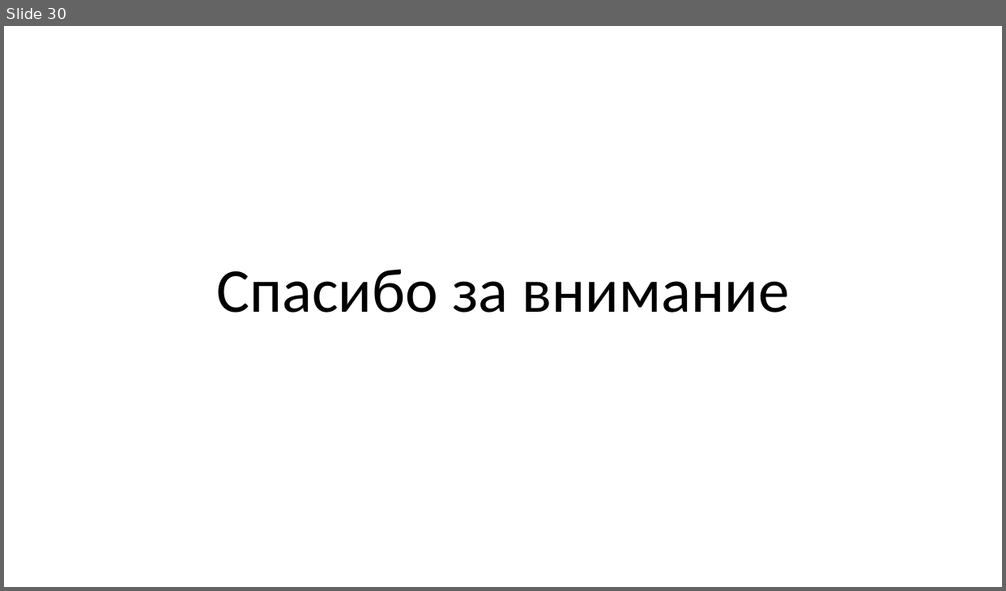
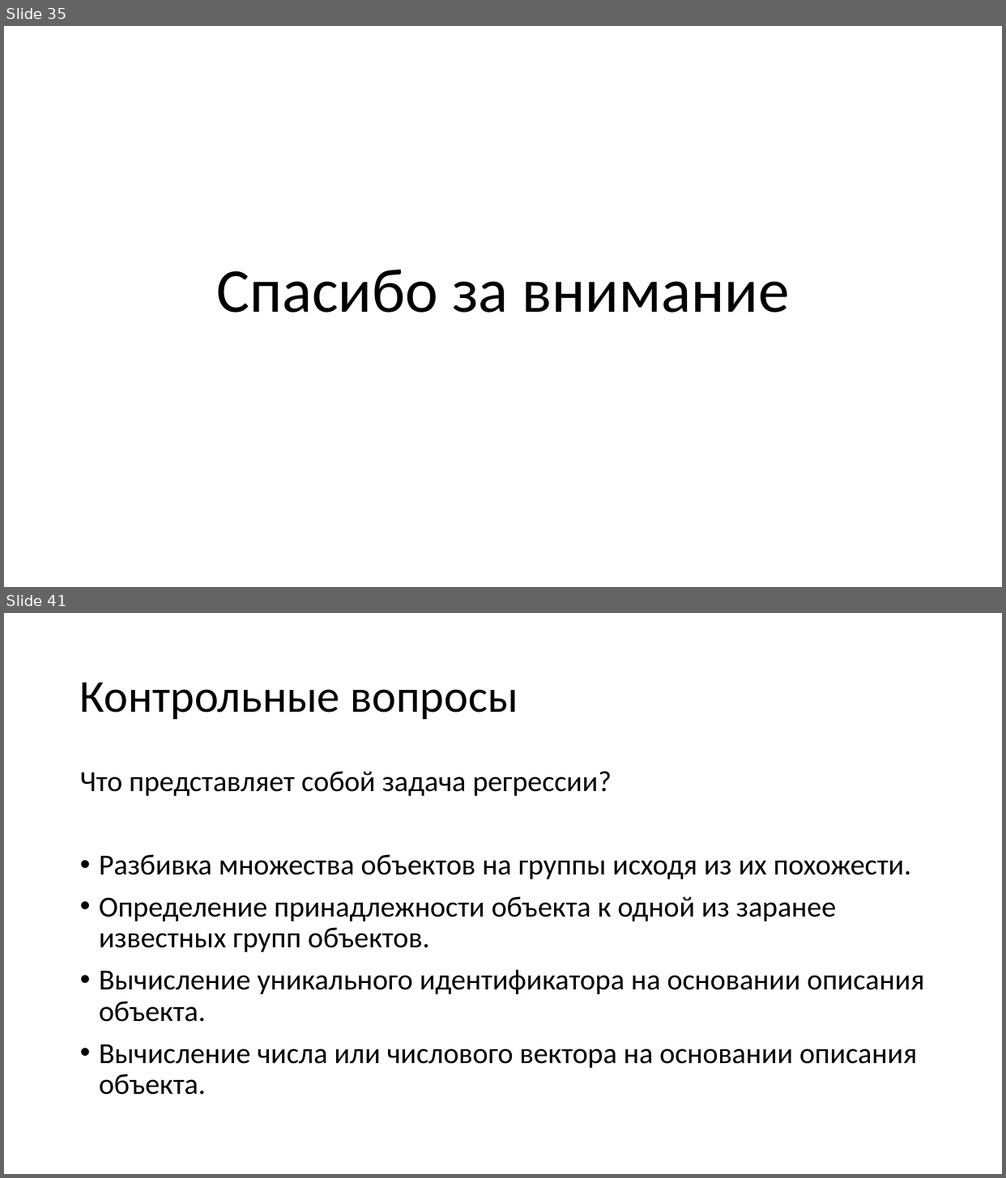
Before and after one commit to mosalov/AI_main_lectures, a slide deck: Лекция 2 23_09_2020.pptx. Shown one above the other, each under a label of ours: slide 30 before the commit, slides 35 and 41 after it; the slides between them are not shown. The pictures are 1006x591 and 1006x1178 pixels, drawn with LibreOffice and Linux fonts; fonts in the diff are those of the drawing. Boxes give left, top, right and bottom in pixels: in the first picture for what was removed or moved away, otherwise in the second. Text is boxed around its words. In the diff, an @@ line names an element or a change of style, - is before the commit and + after.

```diff
--- a/Лекция 2 23_09_2020.pptx
+++ b/Лекция 2 23_09_2020.pptx
@@ slide 41 added at [4, 613, 1002, 1174], background #FFFFFF @@
@@ title added at [80, 682, 518, 719], 44 pt, text #000000 @@
+Контрольные вопросы
@@ text added at [80, 771, 924, 1095], 28 pt, text #000000 @@
+Что представляет собой задача регрессии?
+• Разбивка множества объектов на группы исходя из их похожести.
+• Определение принадлежности объекта к одной из заранее известных групп объектов.
+• Вычисление уникального идентификатора на основании описания объекта.
+• Вычисление числа или числового вектора на основании описания объекта.
@@ what was slide 30 is now slide 35 @@
```
Also in this commit, not shown: 1 slide changed, 13 other slides added, 3 other files.
